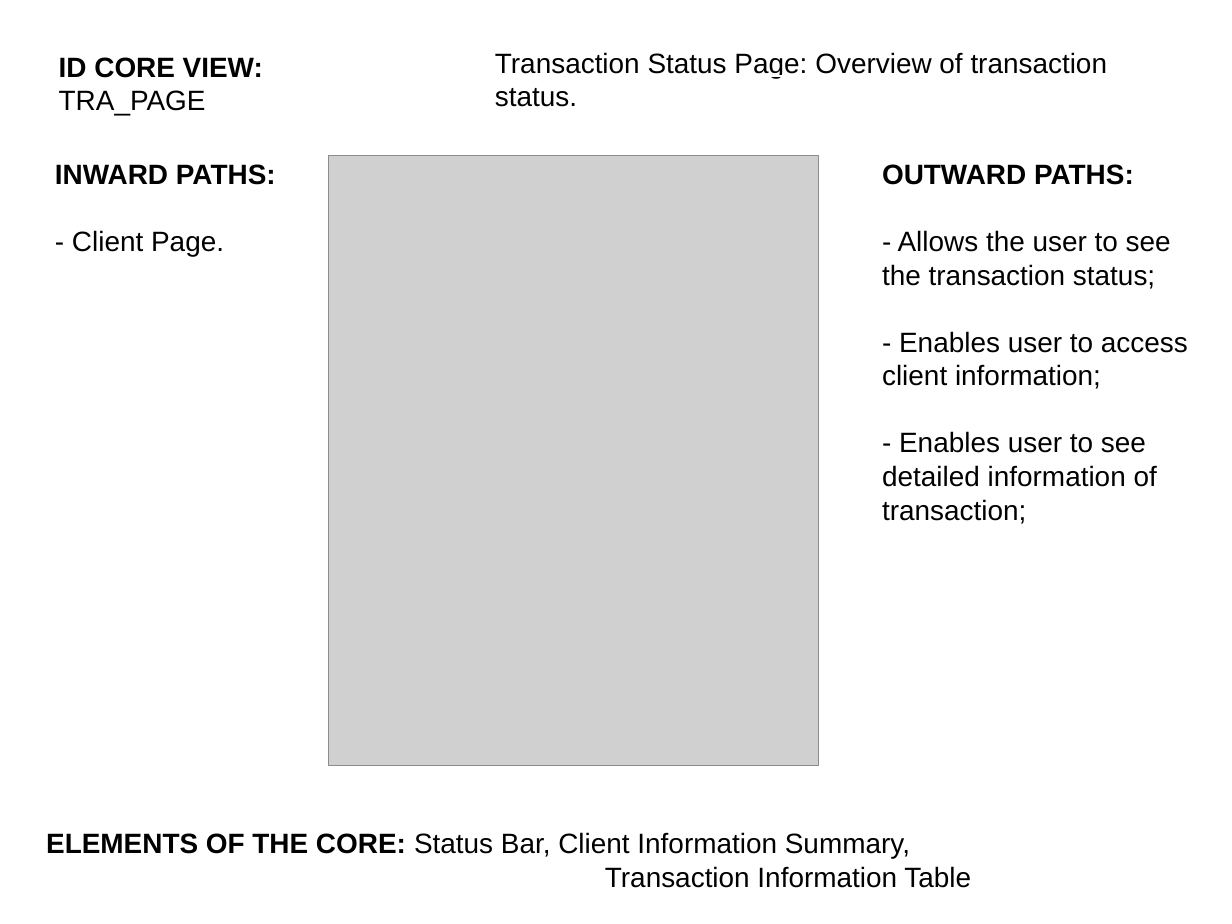
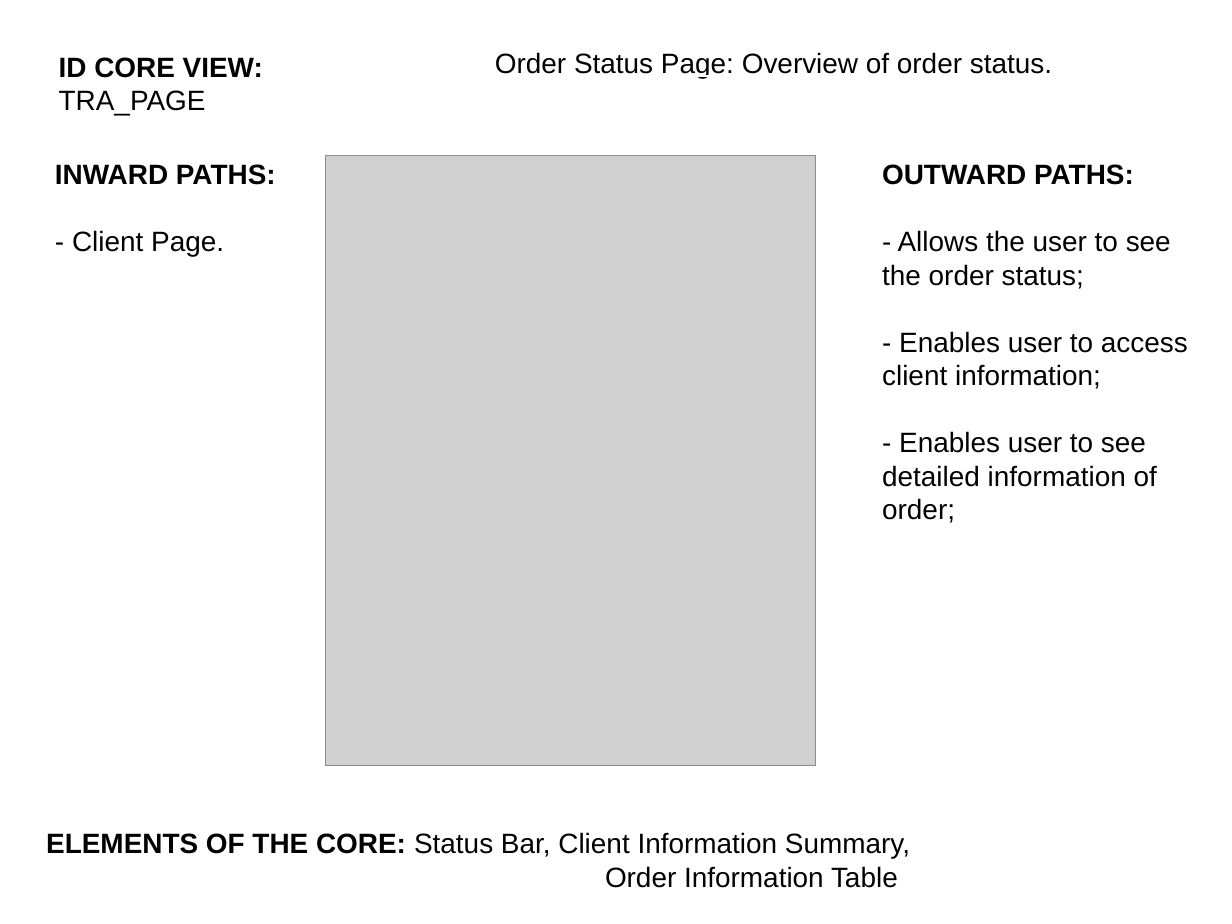
Before and after one commit to FilipaRamos/SalesRep-Force-Automation, a slide deck: slide 8 of specification/core views/sinf_views.pptx. Drawn at 1232x924 pixels with LibreOffice and Linux fonts; fonts in the diff are those of the drawing; grey boxes stand for pictures. Boxes give left, top, right and bottom in pixels: in the first picture for what was removed or moved away, otherwise in the second. Text is boxed around its words. In the diff, an @@ line names an element or a change of style, - is before the commit and + after.

```diff
--- a/specification/core views/sinf_views.pptx
+++ b/specification/core views/sinf_views.pptx
@@ text at (495,52,1052,78): text changed @@
-Transaction Status Page: Overview of transaction status.
+Order Status Page: Overview of order status.
@@ picture: place and size @@
-picture at (329,155,818,766)
+picture at (325,155,816,766)
@@ text at (882,230,1171,289): text changed @@
-- Allows the user to see the transaction status;
+- Allows the user to see the order status;
@@ text at (882,431,1157,523): text changed @@
-- Enables user to see detailed information of transaction;
+- Enables user to see detailed information of order;
@@ text at (605,866,898,888): text changed @@
-Transaction Information Table
+Order Information Table
```
Also in this commit, not shown: 5 other slides changed, 2 slides added, 6 other files.
